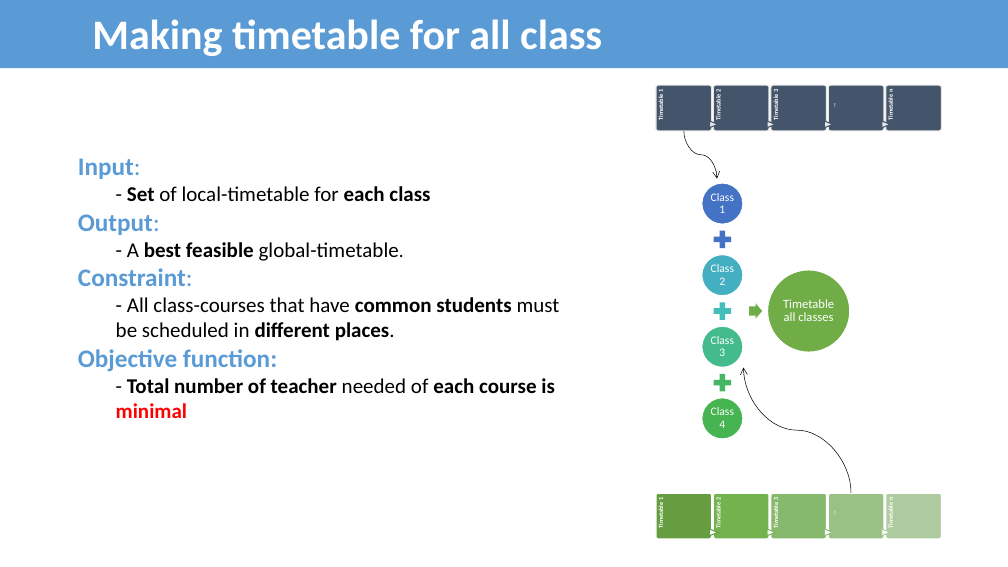
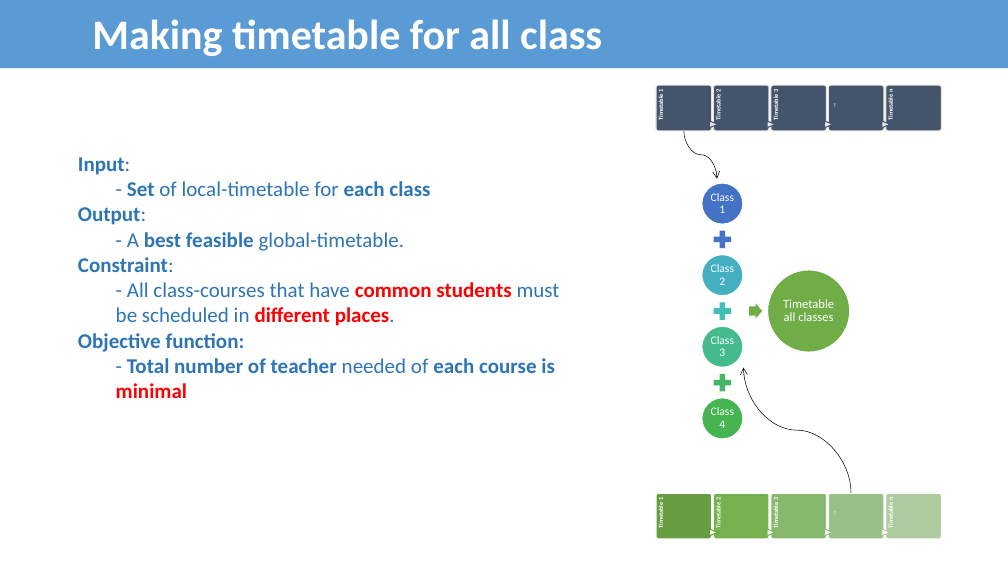
Before and after one commit to bee-lullaby/FinalProject, a slide deck: slide 43 of Documents/FUTimetabling_Presentation_Ver4.pptx. Drawn at 1008x567 pixels with LibreOffice and Linux fonts; fonts in the diff are those of the drawing. Boxes give left, top, right and bottom in pixels: in the first picture for what was removed or moved away, otherwise in the second. Text is boxed around its words. In the diff, an @@ line names an element or a change of style, - is before the commit and + after.

```diff
--- a/Documents/FUTimetabling_Presentation_Ver4.pptx
+++ b/Documents/FUTimetabling_Presentation_Ver4.pptx
@@ text "Input:" at [78, 157, 560, 398]: size 24 to 20 pt, text colour #5B9BD5 to #2E75B6 in "Input:", "Output:", "Constraint:", "Objective function:"; text colour #000000 to #2E75B6 in "- Set of local-timetable for each class", "- A best feasible global-timetable.", "- All class-courses that have must be ...", "- Total number of teacher needed of ..."; size 18 to 20 pt in "global-timetable."; text colour #000000 to #FF0000 in "common students different places." @@
```
Also in this commit, not shown: 24 other slides changed, 1 slide added, 4 other files.
